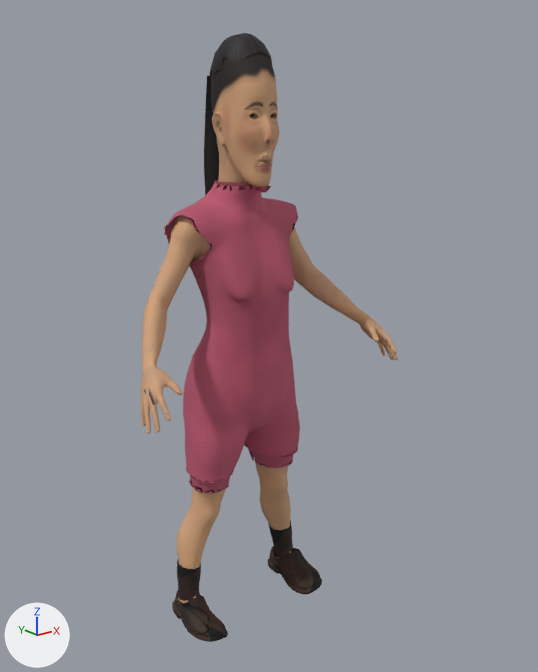
Before and after pictures for a commit that changed the glTF model studio/public/assets/characters/char.balita-perempuan/char.balita-perempuan.glb.
One viewpoint serves both versions: a 50 mm lens placed at (-0.662, -0.915, 0.822), pointed at (0.025, -0.056, 0.478). The lights are fixed; the arrows at lower left show +X, +Y and +Z. The older version comes first. Vertices at exactly the same position are counted once.

Objects in the first picture: 'char.balita-perempuan-mesh'.
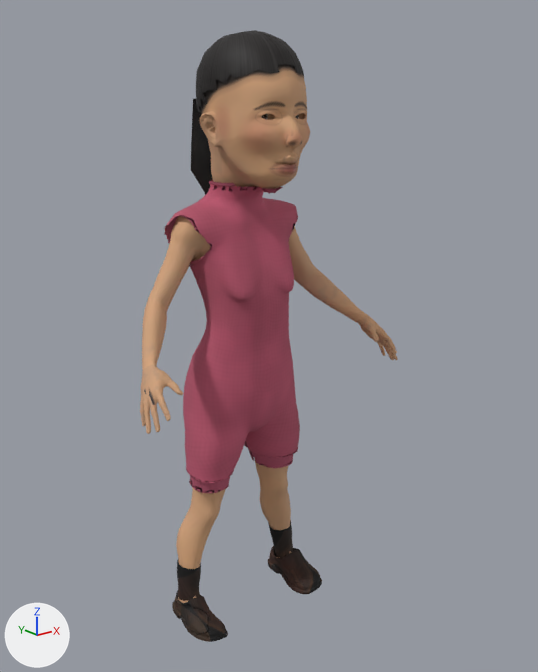
Edits to the bpy script that builds the scene:
```text
Change me_char_balita_perempuan:
    used by ob_char_balita_perempuan_mesh; location = (0.0, 0.0, 0.0)
    remove me_char_balita_perempuan.from_pydata(...)  # 20407 vertices, 39284 faces; spans x -0.233..0.233, y -0.151..0.061, z -0.004..0.913
    add me_char_balita_perempuan.from_pydata(...)  # 20469 vertices, 39442 faces; spans x -0.233..0.233, y -0.151..0.061, z -0.004..0.915
    me_char_balita_perempuan part 1: the loose piece of 141 vertices spanning x -0.023..-0.011, y -0.071..-0.069, z 0.798..0.81 is moved by (-0.01, -0.041, 0.0)
    me_char_balita_perempuan part 2: a new loose piece of 226 vertices spanning x -0.069..0.069, y -0.126..0.04, z 0.789..0.915, in mat_hair
    me_char_balita_perempuan part 3: a new loose piece of 130 vertices spanning x -0.051..0.051, y 0.021..0.049, z 0.582..0.827, in mat_hair_long
    me_char_balita_perempuan part 4: 3 vertices moved within x -0.008..0.008, y -0.069..0.016, z 0.703..0.708; 4916 vertices removed from x -0.048..0.048, y -0.094..0.036, z 0.663..0.913; 4622 vertices added at x -0.077..0.077, y -0.15..0.034, z 0.664..0.91
    other edits to the shape of me_char_balita_perempuan do not show in these pictures
```

Changed parts and their boxes (x1, y1, x2, y2) in the pictures (538 x 672 px; the box of a moved part takes in the faces that stretch with it):
'char.balita-perempuan-mesh', reshaped: before (140, 33, 398, 642); after (140, 30, 398, 642)
part 1 of me_char_balita_perempuan, moved or reshaped: before (249, 114, 255, 119); after (262, 114, 268, 119)
part 2 of me_char_balita_perempuan, added: after (196, 30, 304, 117)
part 3 of me_char_balita_perempuan, added: after (191, 99, 213, 195)
part 4 of me_char_balita_perempuan, moved or reshaped: before (198, 33, 279, 222); after (198, 41, 310, 222)
